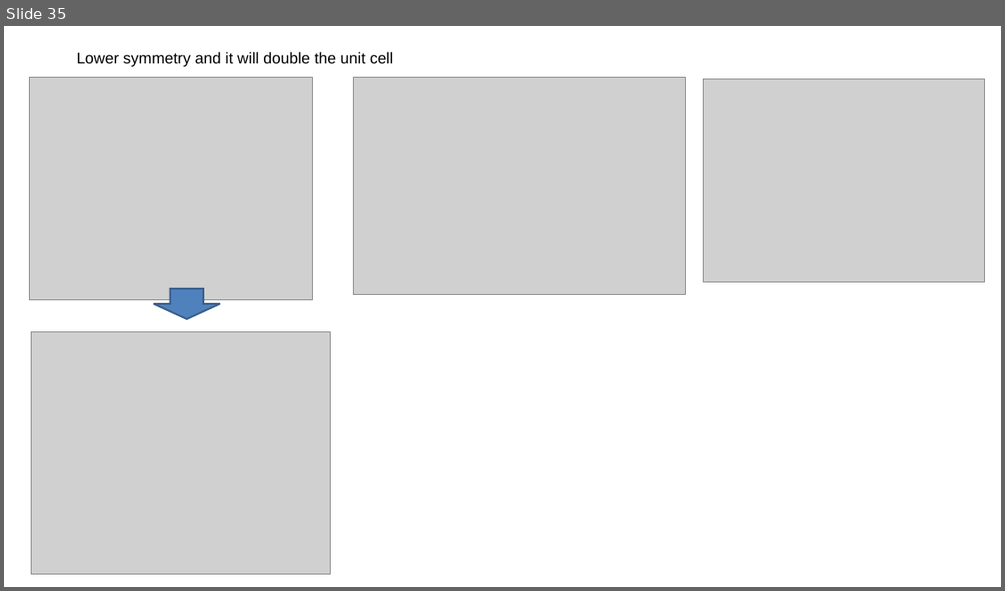
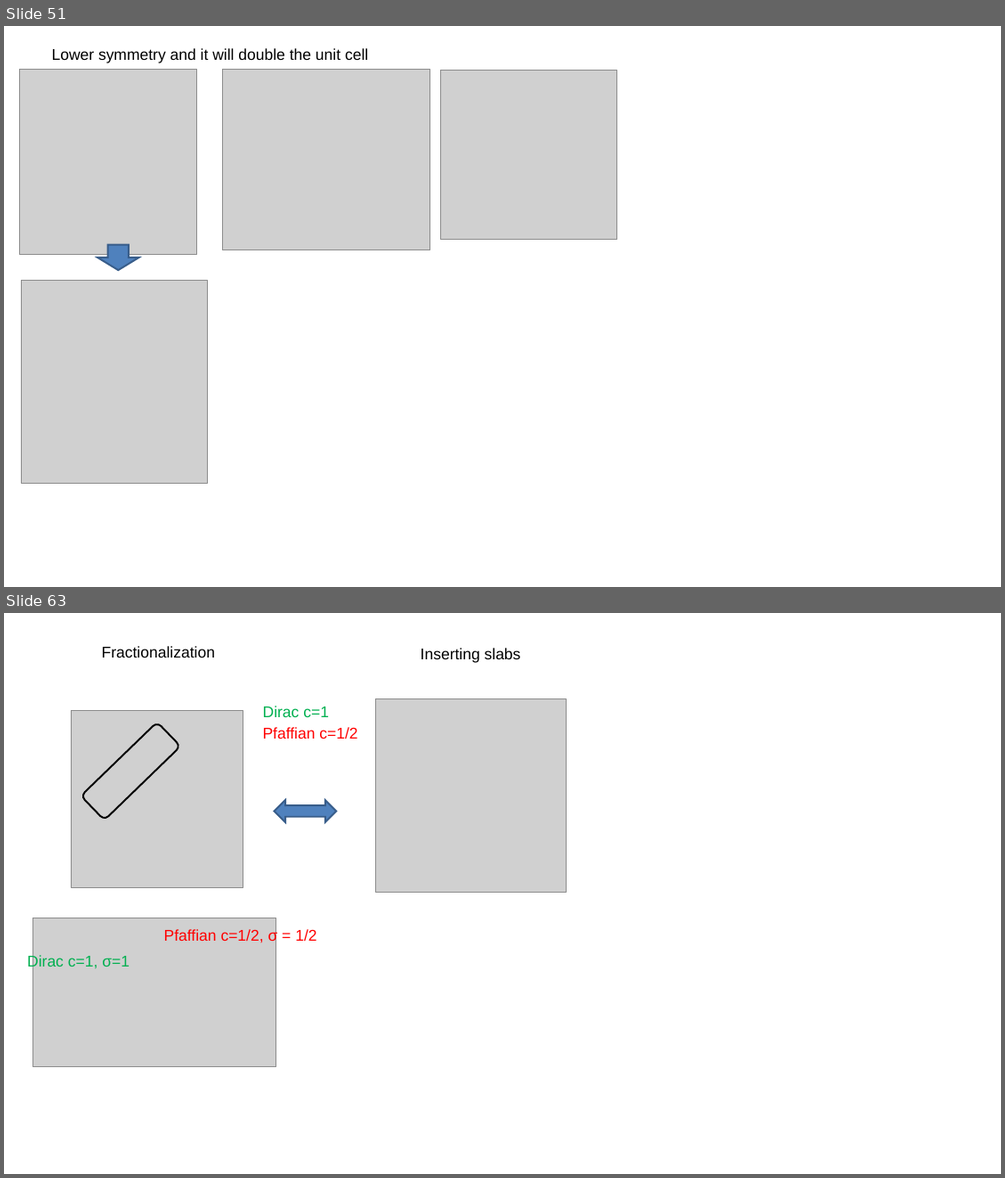
Before and after one commit to asirota12/Thesis, a slide deck: ThesisDefense.odp. Shown one above the other, each under a label of ours: slide 35 before the commit, slides 51 and 63 after it; the slides between them are not shown. The pictures are 1005x591 and 1005x1178 pixels, drawn with LibreOffice and Linux fonts; fonts in the diff are those of the drawing; grey boxes stand for pictures. Boxes give left, top, right and bottom in pixels: in the first picture for what was removed or moved away, otherwise in the second. Text is boxed around its words. In the diff, an @@ line names an element or a change of style, - is before the commit and + after.

```diff
--- a/ThesisDefense.odp
+++ b/ThesisDefense.odp
@@ slide 63 added at bbox=[4, 613, 1001, 1174], background #FFFFFF @@
@@ text added at bbox=[102, 646, 215, 657], 18 pt, text #000000 @@
+Fractionalization
@@ text added at bbox=[421, 648, 521, 663], 18 pt, text #000000 @@
+Inserting slabs
@@ picture added at bbox=[71, 711, 243, 887] @@
@@ text added at bbox=[263, 706, 329, 717], 18 pt, text #00B050 @@
+Dirac c=1
@@ picture added at bbox=[375, 698, 566, 892] @@
@@ rounded rectangle added at bbox=[81, 722, 180, 820], outline #000000 2.01 pt @@
@@ text added at bbox=[263, 727, 357, 739], 18 pt, text #FF0000 @@
+Pfaffian c=1/2
@@ left right arrow added at bbox=[275, 800, 337, 822], fill #4F81BD, outline #385D8A 2.01 pt @@
@@ picture added at bbox=[33, 917, 276, 1067] @@
@@ text added at bbox=[164, 929, 316, 945], 18 pt, text #FF0000 @@
+Pfaffian c=1/2, σ = 1/2
@@ text added at bbox=[27, 955, 129, 971], 18 pt, text #00B050 @@
+Dirac c=1, σ=1
@@ what was slide 35 is now slide 51 @@
@@ slide 51 changed as well @@
@@ text "Lower symmetry and it will ...": place and size @@
-text "Lower symmetry and it will ..." at bbox=[77, 52, 393, 67]
+text "Lower symmetry and it will ..." at bbox=[52, 48, 368, 63]
@@ picture: place and size @@
-picture at bbox=[30, 77, 313, 299]
+picture at bbox=[20, 69, 196, 254]
@@ picture: place and size @@
-picture at bbox=[703, 79, 985, 281]
+picture at bbox=[222, 69, 430, 250]
@@ picture: place and size @@
-picture at bbox=[353, 77, 686, 295]
+picture at bbox=[441, 70, 616, 239]
@@ down arrow: place and size @@
-down arrow at bbox=[154, 289, 220, 319]
+down arrow at bbox=[97, 245, 139, 270]
@@ picture: place and size @@
-picture at bbox=[31, 331, 329, 573]
+picture at bbox=[21, 281, 208, 482]
```
Also in this commit, not shown: 3 other slides changed, 31 other slides added, 4 slides removed, 1 other file.
